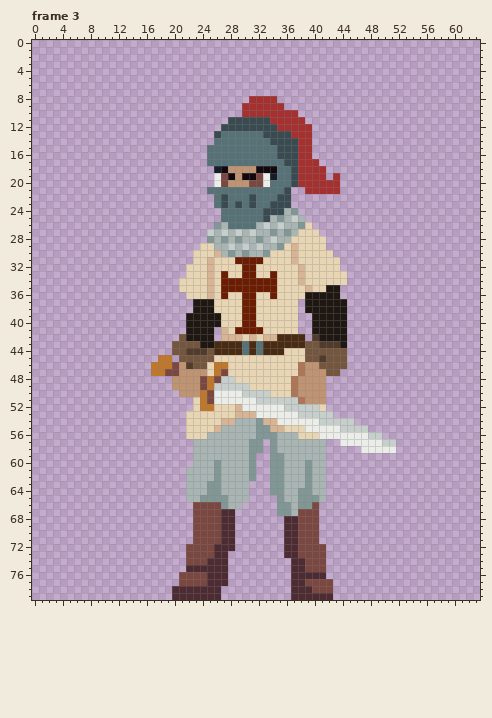
One commit to this pixel-art file: Images/AsepriteICON/Character.aseprite. This is how it looked before the edit.
64x80 pixels, 4 frames. Shown: frame 3. The commit also changed other frames, which this record leaves out.
The result:
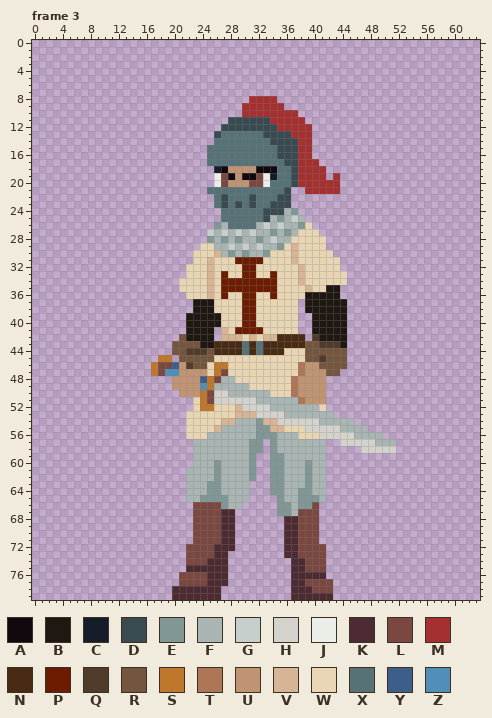
Palette (. is transparent): A #11090d  B #1e1712  C #151d28  D #394a50  E #819796  F #a8b5b2  G #c7cfcc  H #d3d2cd  J #ebede9  K #4d2b32  L #7a4841  M #a53030  N #492b13  P #6c1d01  Q #513b2b  R #74553e  S #be772b  T #ad7757  U #c09473  V #d7b594  W #e7d5b3  X #577277  Y #3c5e8b  Z #4f8fba
Diff:
Changed rows in their new state; - is an unchanged pixel.
Frame 3, layer "Weapon":
first column x 18:
46 LLY-------------------------------
47 LZZ-------------------------------
48 ------Y--FF-----------------------
49 ------Z-FFFFF---------------------
50 --------HHFFFFFF------------------
51 --------HHHHHHFFFFFF--------------
52 ------------HHHHFFFFFFF-----------
53 --------------HHHHFFFFFFF---------
54 -----------------HHHHHHFFFFF------
55 ---------------------HHHHHFFFF----
56 -----------------------HHHHHFFFF--
57 --------------------------HHHHHFFF
58 -----------------------------HHHHH
Pixel boxes of the changes (left, top, right, bottom) in both pictures:
changed: (158, 362, 179, 376)
changed: (200, 376, 396, 453)
